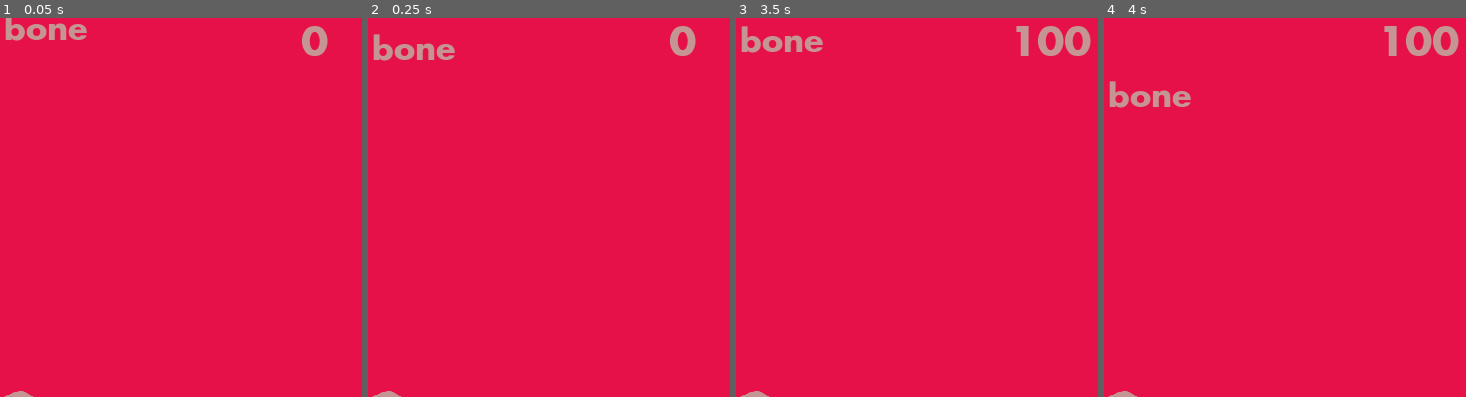
Above: before the commit, frames 1-4 (left to right).
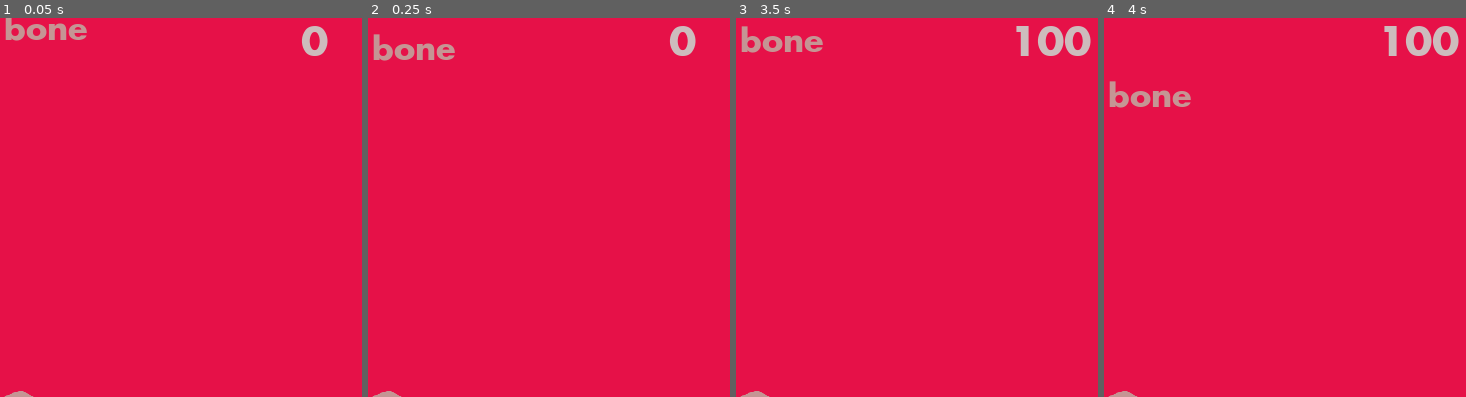
Above: after the commit, the same moments.

Repository: Raccoon-JS/OneHourGameJam-Pet
Game: Godot game, scene res://main.tscn
Two runs of this game, one before a commit and one after it. Both use one fixed random seed, a clock stepped at 60 frames per second and the inputs below.
Inputs:
- Up to frame 1 (0.05 s): no input
- Up to frame 2 (0.25 s): no input
- Up to frame 3 (3.5 s): tap Enter at 0.5 s; hold J (bone) 0.53-1.28 s; tap K (bowl) at 1.35 s; tap Space at 2 s; hold L (steak) 2.03-2.78 s; tap J (bone) at 2.85 s
- Up to frame 4 (4 s): hold K (bowl) from 3.53 s (still down)
The pictures show only the part of the screen within x 44-94%, y 12-62%; the shares and areas given below are measured in that part.

The runs differ from the first frame. In frame 1, 0.3% of the frame differs, in the area x 83-91%, y 2-11%; in frame 2, 0.3%; in frame 3, 0.8%, in the area x 77-98%, y 2-11%; in frame 4, 0.8%.

Commit message:
changed some stuffs before export.

Diff:
--- a/main.gd
+++ b/main.gd
@@ -17,7 +17,7 @@
 	$dog.modulate = colors.colors[2]
 	$status/dog.modulate = colors.colors[3]
 	$status/buttons.modulate = colors.colors[3]
-	$status/points.modulate = colors.colors[2]
+	$status/points.modulate = colors.colors[3]
 	state = foods[int(rand_range(0,3))]
 	dog_food.text = state
 	pass # Replace with function body.
--- a/main.tscn
+++ b/main.tscn
@@ -4,7 +4,6 @@
 [ext_resource path="res://futur.ttf" type="DynamicFontData" id=2]
 [ext_resource path="res://puppy_dog_white_outline.png" type="Texture" id=3]
 [ext_resource path="res://small-dog-barking_daniel-simion.wav" type="AudioStream" id=4]
-
 
 [sub_resource type="DynamicFont" id=1]
 size = 60
